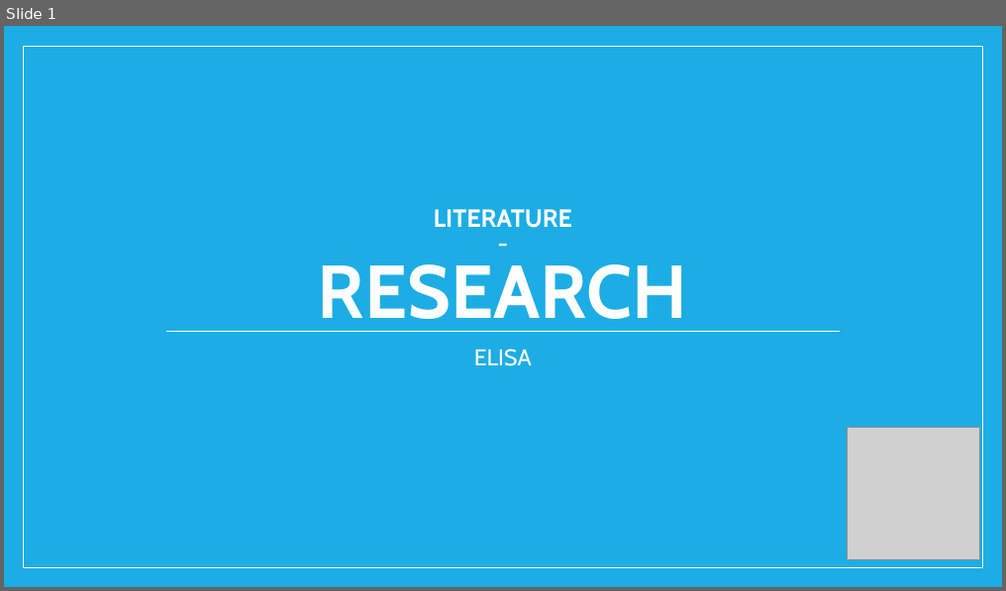
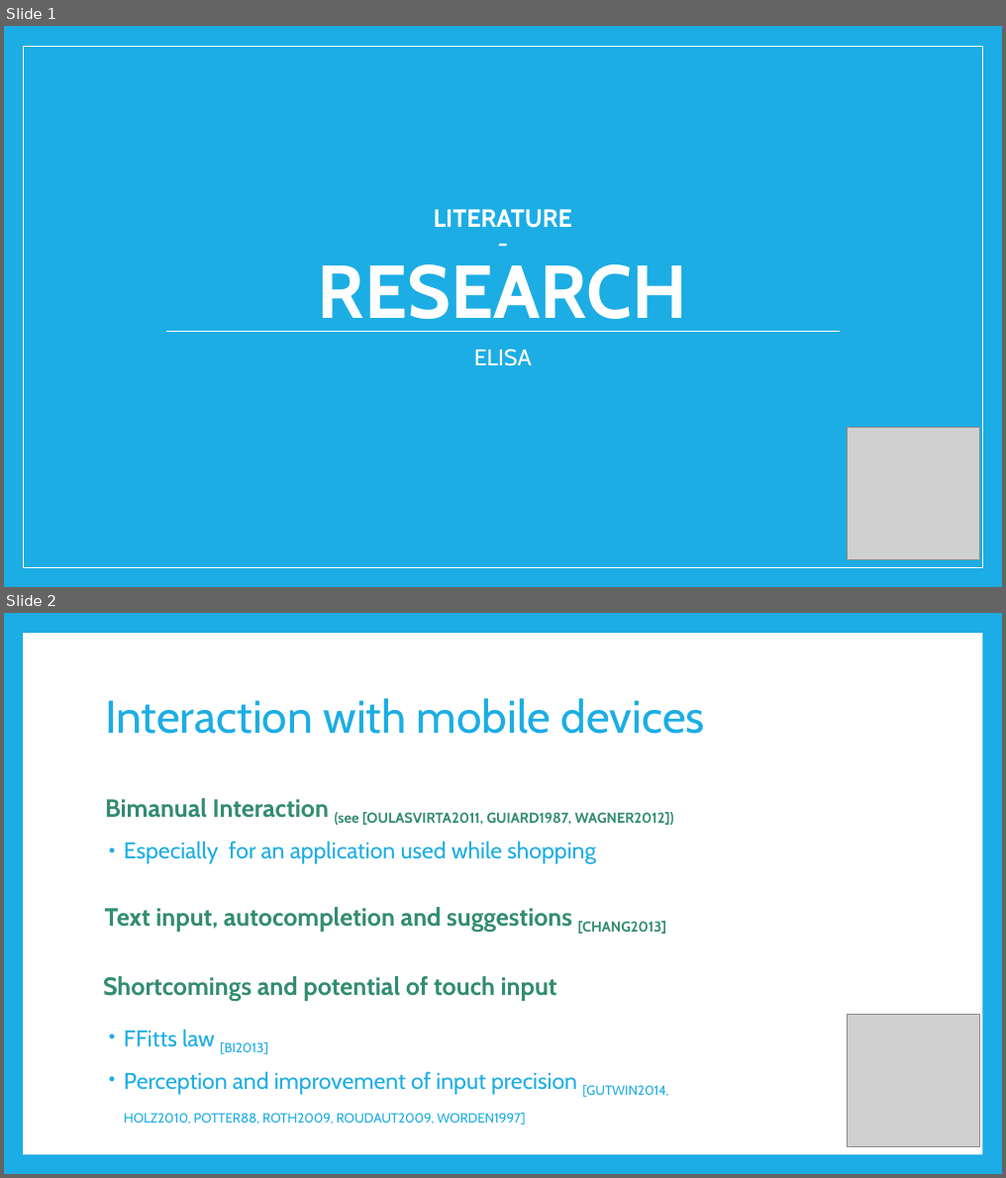
Before and after one commit to riedmaph/einkaufsliste, a slide deck: usabilityEngineering/A1/TW_literatureResearch.pptx. Shown one above the other, each under a label of ours: slide 1 before the commit, slides 1 and 2 after it. The pictures are 1006x591 and 1006x1178 pixels, drawn with LibreOffice and Linux fonts; fonts in the diff are those of the drawing; grey boxes stand for pictures. Boxes give left, top, right and bottom in pixels: in the first picture for what was removed or moved away, otherwise in the second. Text is boxed around its words. In the diff, an @@ line names an element or a change of style, - is before the commit and + after.

Commit message:
Add literature research for interaction and UCD process

```diff
--- a/usabilityEngineering/A1/TW_literatureResearch.pptx
+++ b/usabilityEngineering/A1/TW_literatureResearch.pptx
@@ slide 2 added at [4,613,1002,1174], background #1CADE4 @@
@@ rectangle added at [23,633,982,1155], fill #FFFFFF @@
@@ title added at [105,698,705,734], 44 pt, text #1CADE4 @@
+Interaction with mobile devices
@@ text added at [105,798,674,825], 24 pt, text #328B71, bold @@
+Bimanual Interaction (see [OULASVIRTA2011, GUIARD1987, WAGNER2012])
@@ text added at [124,841,596,864], 22 pt, text #1CADE4 @@
+• Especially for an application used while shopping
@@ text added at [105,907,667,934], 24 pt, text #328B71, bold @@
+Text input, autocompletion and suggestions [CHANG2013]
@@ text added at [103,976,557,1002], 24 pt, text #328B71, bold @@
+Shortcomings and potential of touch input
@@ picture added at [846,1014,979,1147] @@
@@ text added at [124,1029,577,1125], 22 pt, text #1CADE4 @@
+• FFitts law [BI2013]
+• Perception and improvement of input precision [GUTWIN2014, HOLZ2010, POTTER88, ROTH2009, ROUDAUT2009, WORDEN1997]
```
Also in this commit, not shown: 4 other slides added, 2 slides removed.
